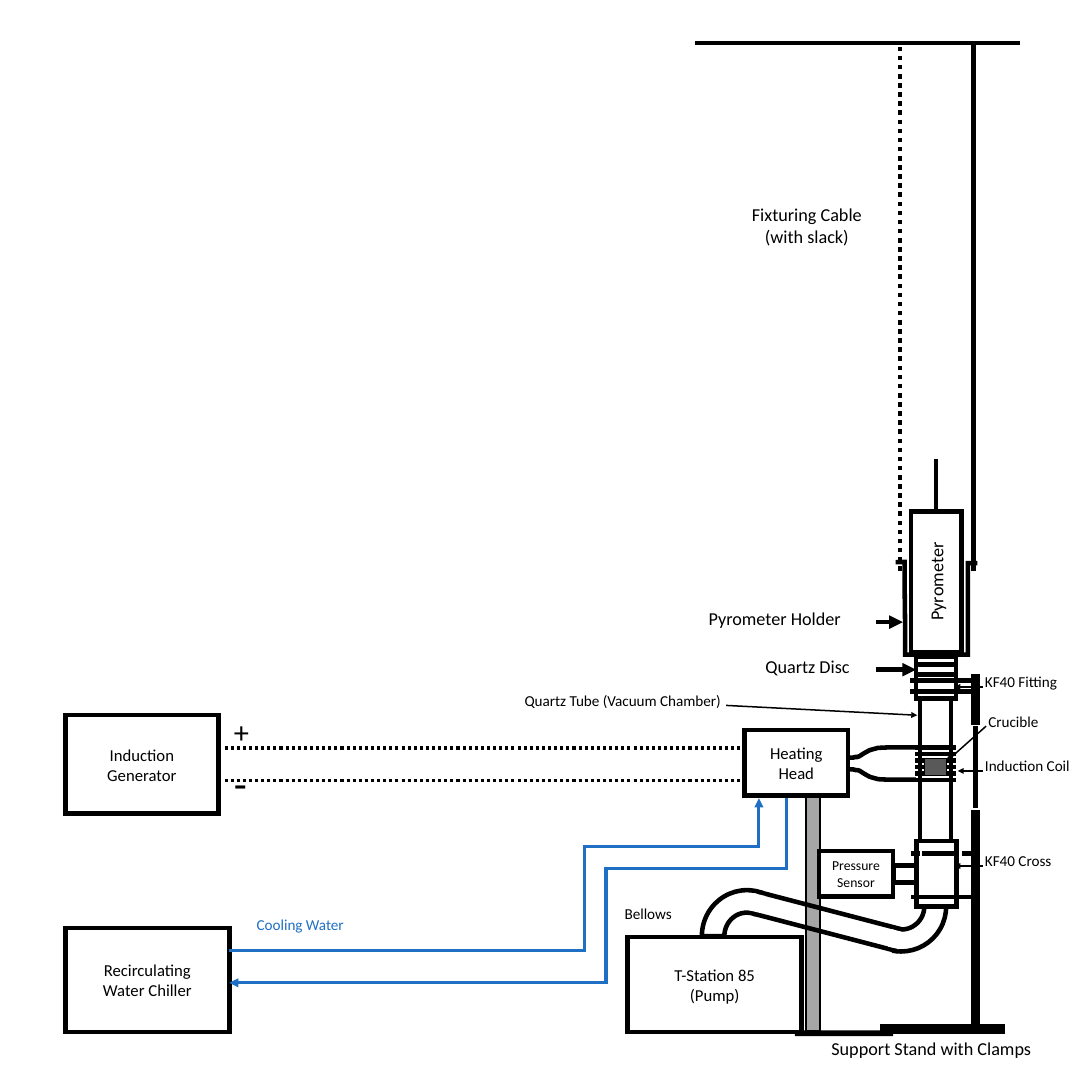
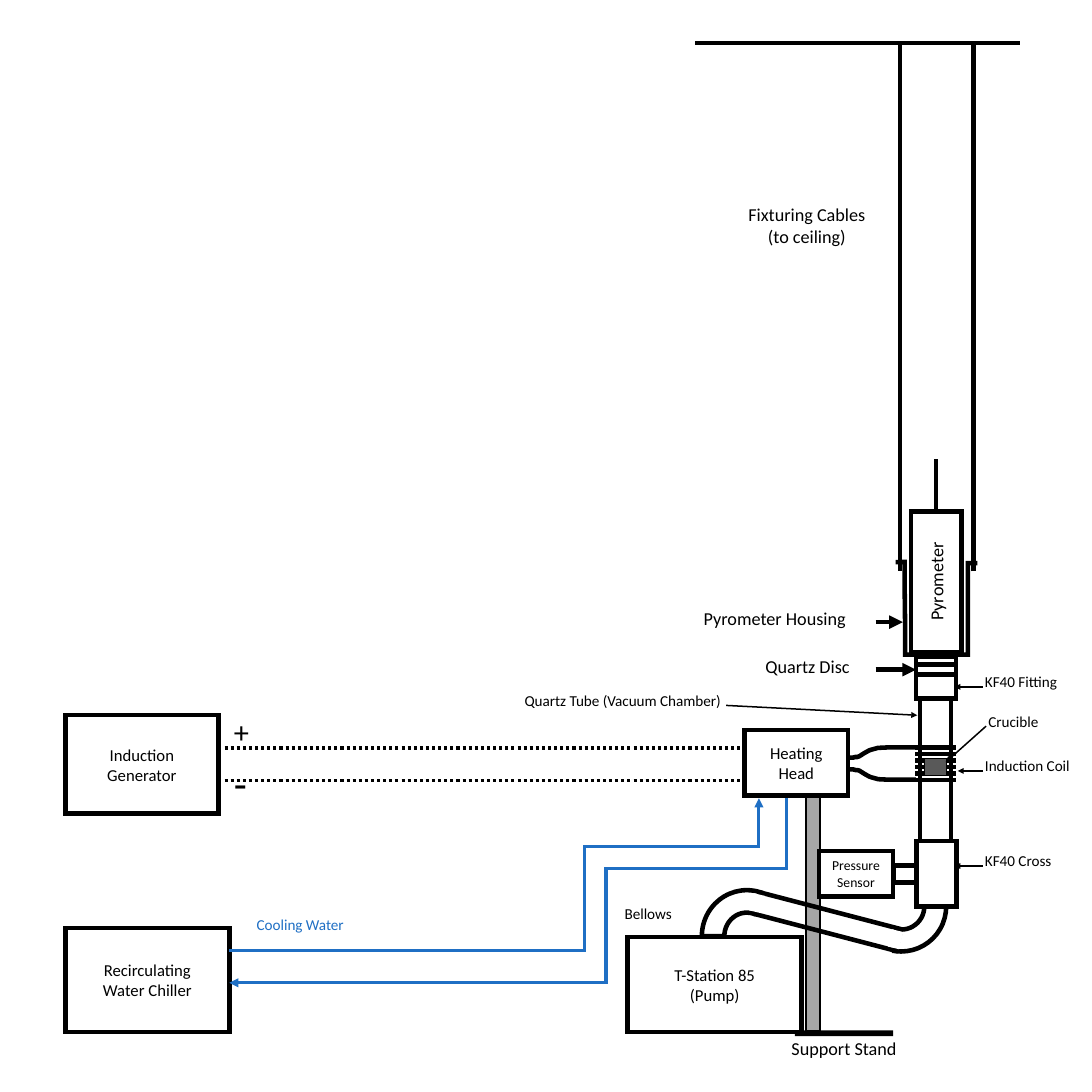
Before and after one commit to vertical-cloud-lab/custom-induction-furnace, a slide deck: slide 1 of docs/induction-furnace-schematic-v2.pptx. Drawn at 1092x1092 pixels with LibreOffice and Linux fonts; fonts in the diff are those of the drawing. Boxes give left, top, right and bottom in pixels: in the first picture for what was removed or moved away, otherwise in the second. Text is boxed around its words. In the diff, an @@ line names an element or a change of style, - is before the commit and + after.

```diff
--- a/docs/induction-furnace-schematic-v2.pptx
+++ b/docs/induction-furnace-schematic-v2.pptx
@@ line (900, 571) - (900, 44): stroke #000000 3 pt dashed to #000000 3 pt @@
@@ text at (748,208,865,246): text changed @@
-Fixturing Cable
-(with slack)
+Fixturing Cables
+(to ceiling)
@@ text at (704,612,846,628): text changed @@
-Pyrometer Holder
+Pyrometer Housing
@@ group removed at (880,674,1005,1032): 13 lines @@
@@ text at (791,1042,897,1058): text changed @@
-Support Stand with Clamps
+Support Stand
```
Also in this commit, not shown: 5 other files.
